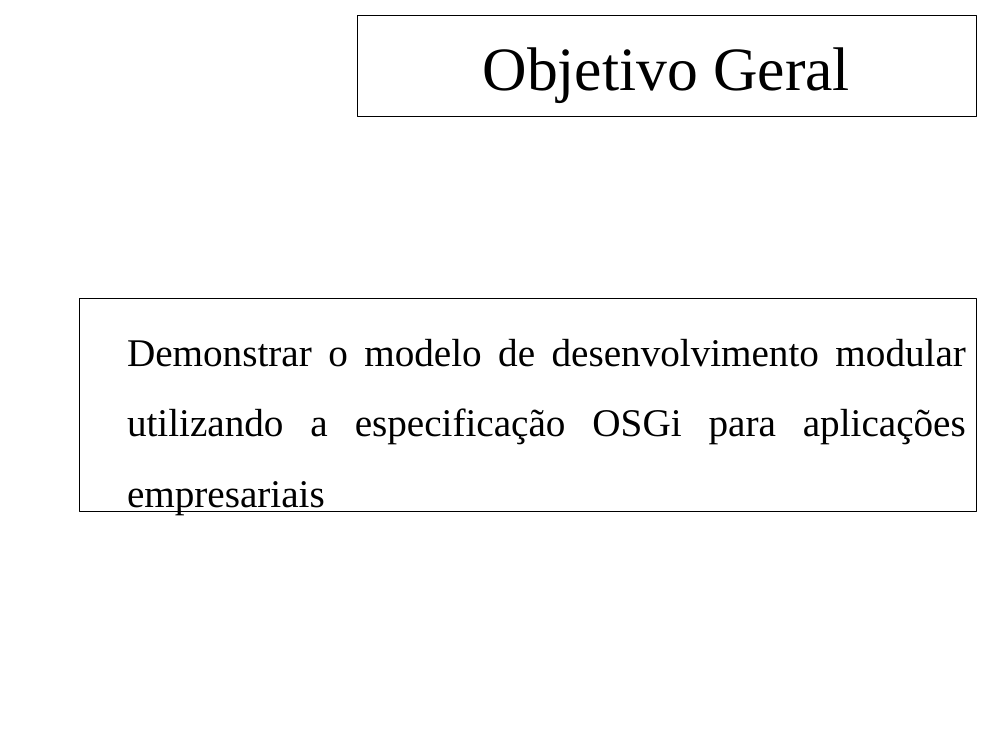
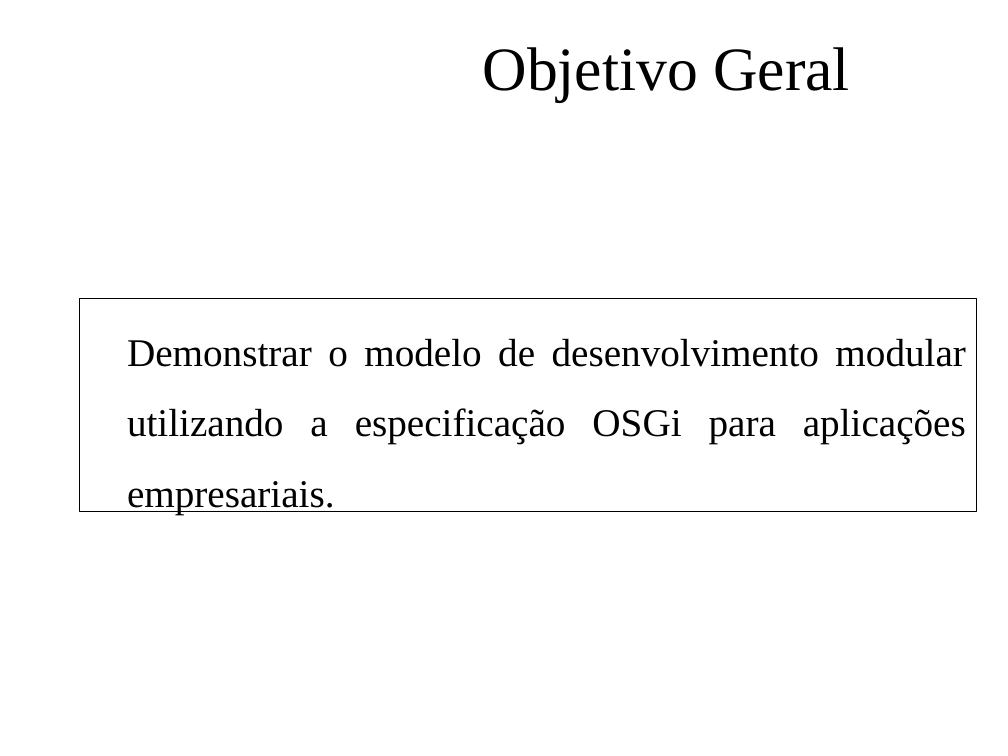
Before and after one commit to feliperodriguesprado/tcc_repository, a slide deck: slide 2 of documents/life_cycle/qualificacao/qualificacao_slides.odp. Drawn at 1008x756 pixels with LibreOffice and Linux fonts; fonts in the diff are those of the drawing; background and template pictures are left out. Boxes give left, top, right and bottom in pixels: in the first picture for what was removed or moved away, otherwise in the second. Text is boxed around its words. In the diff, an @@ line names an element or a change of style, - is before the commit and + after.

Commit message:
Qualificação
- Atualização dos slides para apresentação;
- Criação do arquivo para roteiro.

```diff
--- a/documents/life_cycle/qualificacao/qualificacao_slides.odp
+++ b/documents/life_cycle/qualificacao/qualificacao_slides.odp
@@ title "Objetivo Geral": place and size @@
-title "Objetivo Geral" at [357, 16, 976, 117]
+title "Objetivo Geral" at [483, 47, 850, 102]
@@ title "Objetivo Geral" at [483, 47, 850, 102]: outline #000000 0.74 pt to none @@
@@ text in rectangle at [127, 338, 966, 515]: text changed @@
-• Demonstrar o modelo de desenvolvimento modular utilizando a especificação OSGi para aplicações empresariais
+• Demonstrar o modelo de desenvolvimento modular utilizando a especificação OSGi para aplicações empresariais.
```
Also in this commit, not shown: 15 other slides changed, 1 slide added, 1 slide removed, 1 other file.
